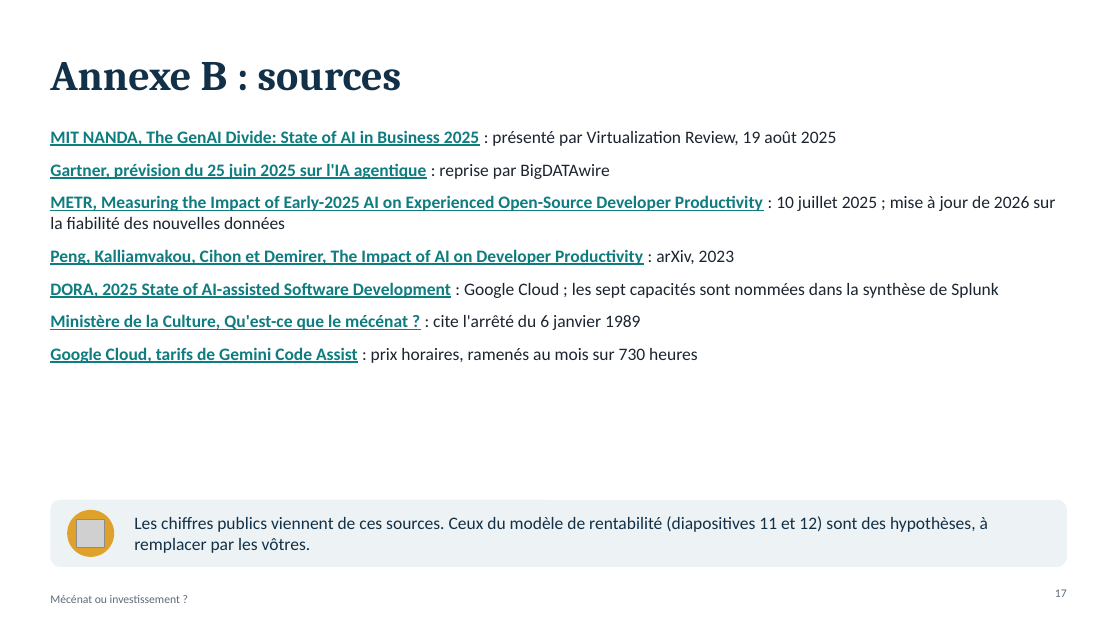
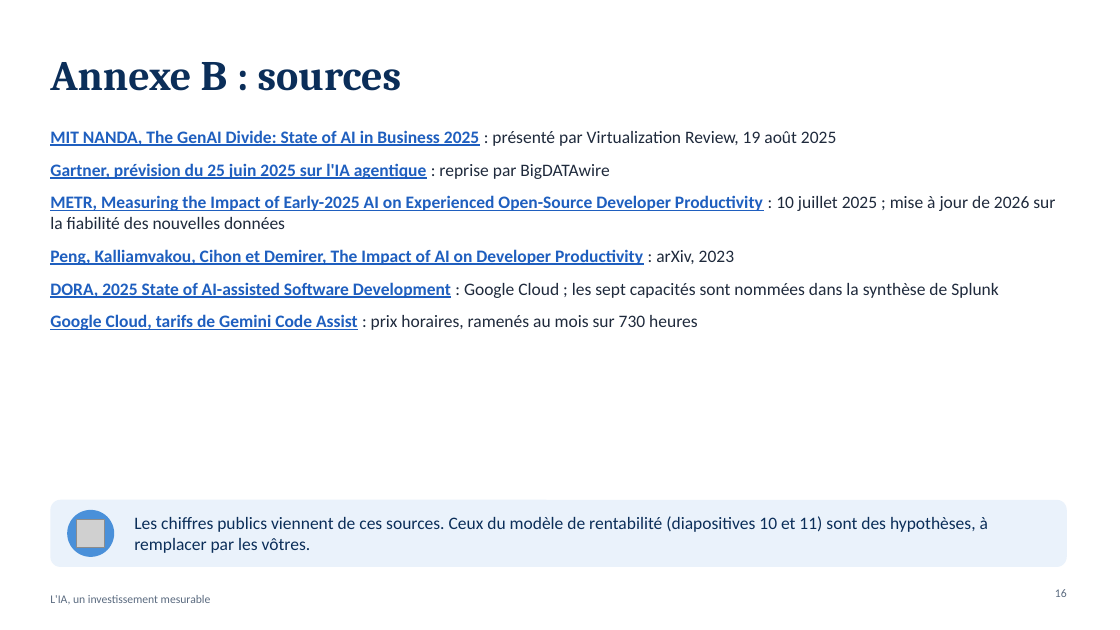
Before and after one commit to FredGarcia/Agent2Prompt, a slide deck: slide 16 of docs/presentation-valeur-ia/presentation-valeur-ia.pptx (slide 17 before the commit). Drawn at 1120x630 pixels with LibreOffice and Linux fonts; fonts in the diff are those of the drawing; grey boxes stand for pictures. Boxes give left, top, right and bottom in pixels: in the first picture for what was removed or moved away, otherwise in the second. Text is boxed around its words. In the diff, an @@ line names an element or a change of style, - is before the commit and + after.

```diff
--- a/docs/presentation-valeur-ia/presentation-valeur-ia.pptx
+++ b/docs/presentation-valeur-ia/presentation-valeur-ia.pptx
@@ title "Annexe B : sources" at <box>50,62,402,91</box>: text colour #123047 to #0B2E59 @@
@@ text "MIT NANDA, The GenAI Divide: ..." at <box>50,130,1055,330</box>: text colour #0F7C80 to #1F5FBF in "MIT NANDA, The GenAI Divide: State of ...", "Gartner, prévision du 25 juin 2025 sur ...", "METR, Measuring the Impact of Early-2025 AI ...", "Peng, Kalliamvakou, Cihon et Demirer, The Impact ..." and 2 more places; text colour #1B2430 to #1F2A3C in ": présenté par Virtualization Review, 19 août ...", ": reprise par BigDATAwire", ": 10 juillet 2025 ; mise à ...", ": arXiv, 2023" and 2 more places @@
@@ text at <box>50,314,640,330</box>: paragraph removed @@
-Ministère de la Culture, Qu'est-ce que le mécénat ? : cite l'arrêté du 6 janvier 1989
@@ rounded rectangle at <box>50,500,1067,567</box>: fill #EDF2F5 to #EAF2FB @@
@@ ellipse at <box>67,510,114,557</box>: fill #E0A12B to #4A90D9 @@
@@ text at <box>134,516,988,553</box>: text changed; text colour #123047 to #0B2E59 @@
-Les chiffres publics viennent de ces sources. Ceux du modèle de rentabilité (diapositives 11 et 12) sont des hypothèses, à remplacer par les vôtres.
+Les chiffres publics viennent de ces sources. Ceux du modèle de rentabilité (diapositives 10 et 11) sont des hypothèses, à remplacer par les vôtres.
@@ text at <box>50,595,211,604</box>: text changed; text colour #5F6B79 to #5B6B80 @@
-Mécénat ou investissement ?
+L'IA, un investissement mesurable
@@ page number at <box>1055,589,1067,597</box>: text changed; text colour #5F6B79 to #5B6B80 @@
-17
+16
```
Also in this commit, not shown: 15 other slides changed, 1 slide removed, 3 other files.
